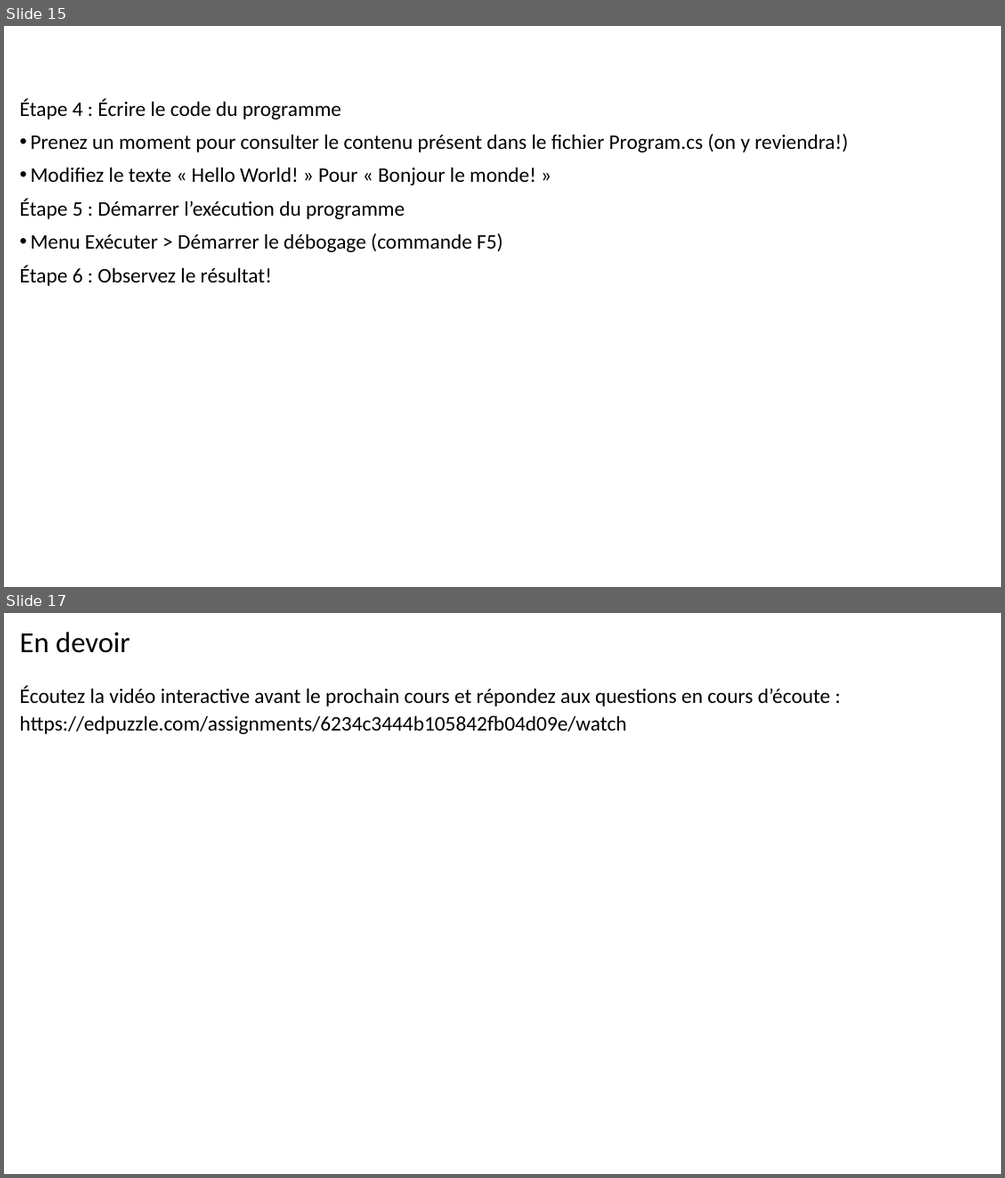
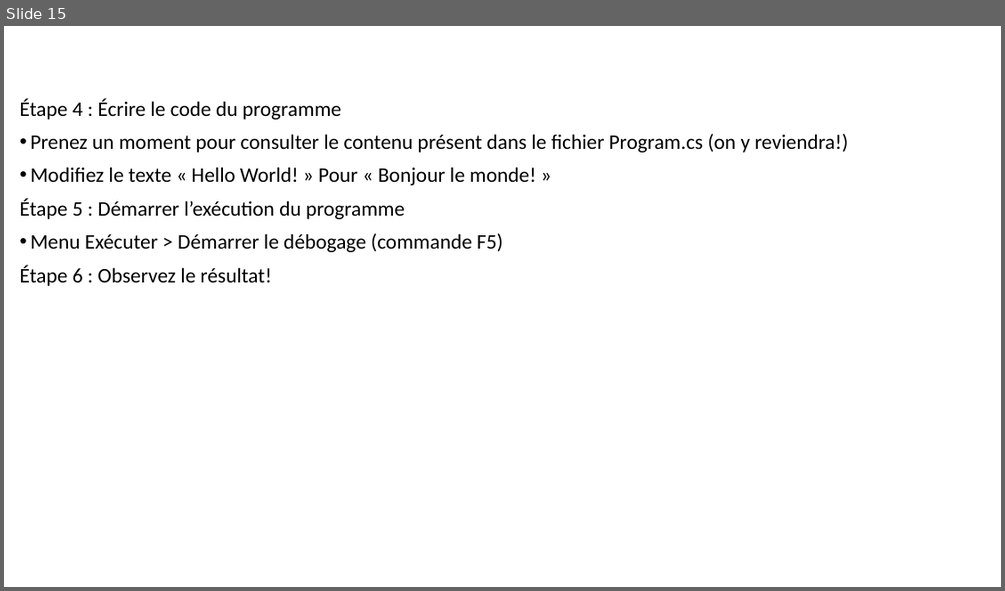
Before and after one commit to programmation1-A22/notes-de-cours, a slide deck: powerpoint/introduction-programmation.pptx. Shown one above the other, each under a label of ours: slides 15 and 17 before the commit, slide 15 after it; the slides between them are not shown. The pictures are 1005x1178 and 1005x591 pixels, drawn with LibreOffice and Linux fonts; fonts in the diff are those of the drawing; background and template pictures are left out. Boxes give left, top, right and bottom in pixels: in the first picture for what was removed or moved away, otherwise in the second. Text is boxed around its words. In the diff, an @@ line names an element or a change of style, - is before the commit and + after.

Commit message:
Génération de la présentation PowerPoint

```diff
--- a/powerpoint/introduction-programmation.pptx
+++ b/powerpoint/introduction-programmation.pptx
@@ slide 17 removed at box(4, 613, 1001, 1174), background picture (left out) @@
@@ title removed at box(20, 632, 130, 653) @@
-En devoir
@@ text removed at box(20, 685, 831, 734) @@
-Écoutez la vidéo interactive avant le prochain cours et répondez aux questions en cours d’écoute : https://edpuzzle.com/assignments/6234c3444b105842fb04d09e/watch
```
